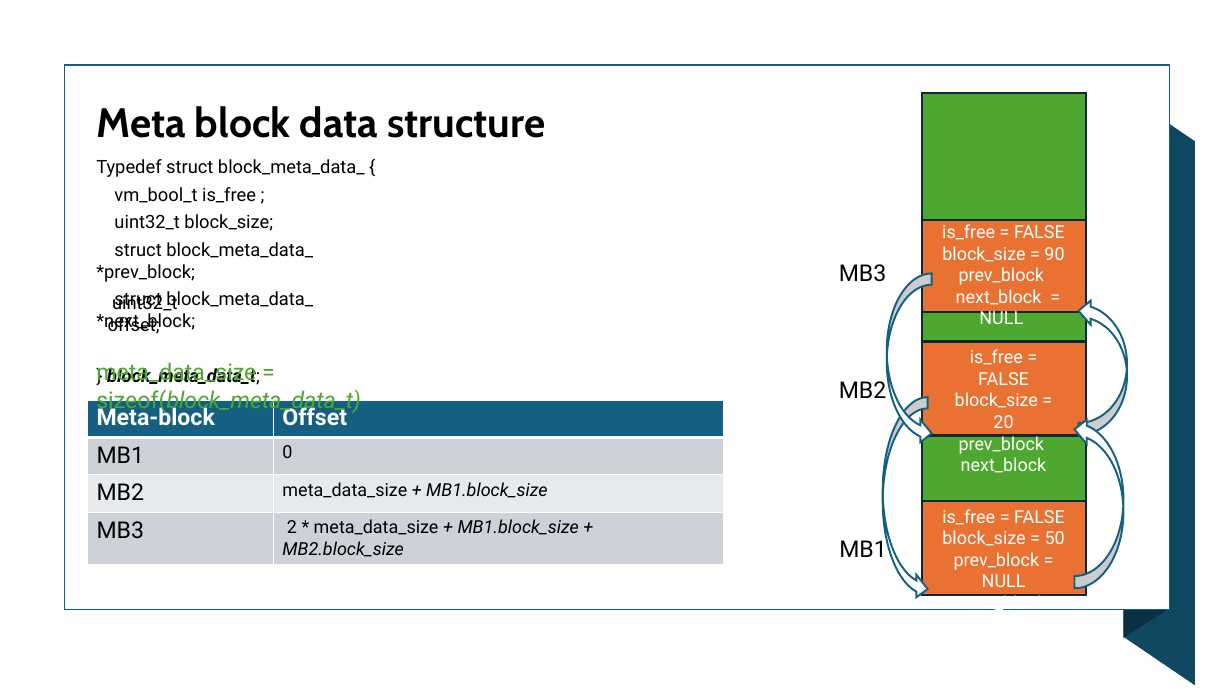
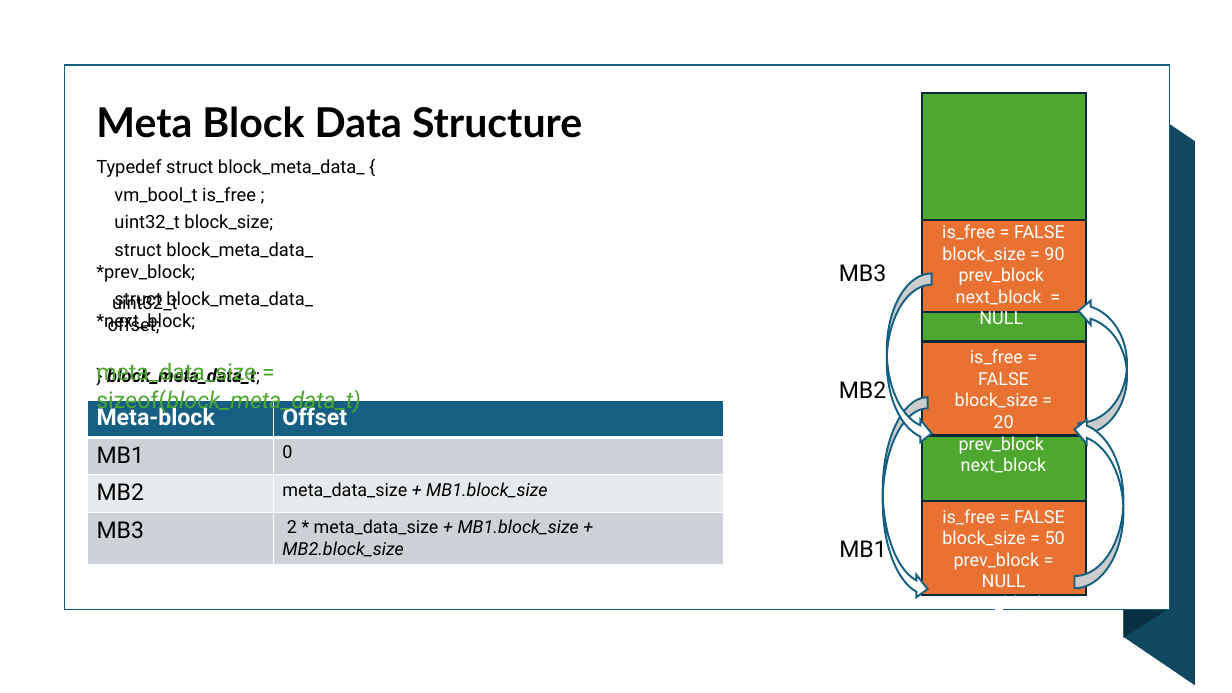
Before and after one commit to Mahmoud-Abdelraouf/STmicro-System-Programming-under-Linux, a slide deck: slide 29 of 04.Advanced/Tasks/Heap_Memory_Manager/HeapMemoryManager.pptx. Drawn at 1232x693 pixels with LibreOffice and Linux fonts; fonts in the diff are those of the drawing. Boxes give left, top, right and bottom in pixels: in the first picture for what was removed or moved away, otherwise in the second. Text is boxed around its words. In the diff, an @@ line names an element or a change of style, - is before the commit and + after.

Commit message:
update the pptx

```diff
--- a/04.Advanced/Tasks/Heap_Memory_Manager/HeapMemoryManager.pptx
+++ b/04.Advanced/Tasks/Heap_Memory_Manager/HeapMemoryManager.pptx
@@ text at [96,106,582,138]: text changed; font Cabin to Lato @@
-Meta block data structure
+Meta Block Data Structure
```
Also in this commit, not shown: 6 other slides changed.
